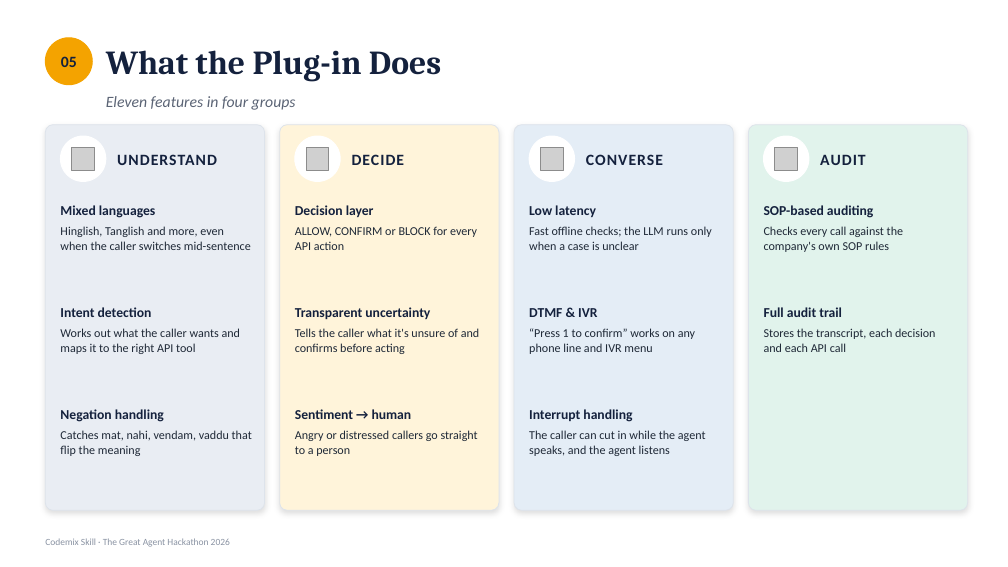
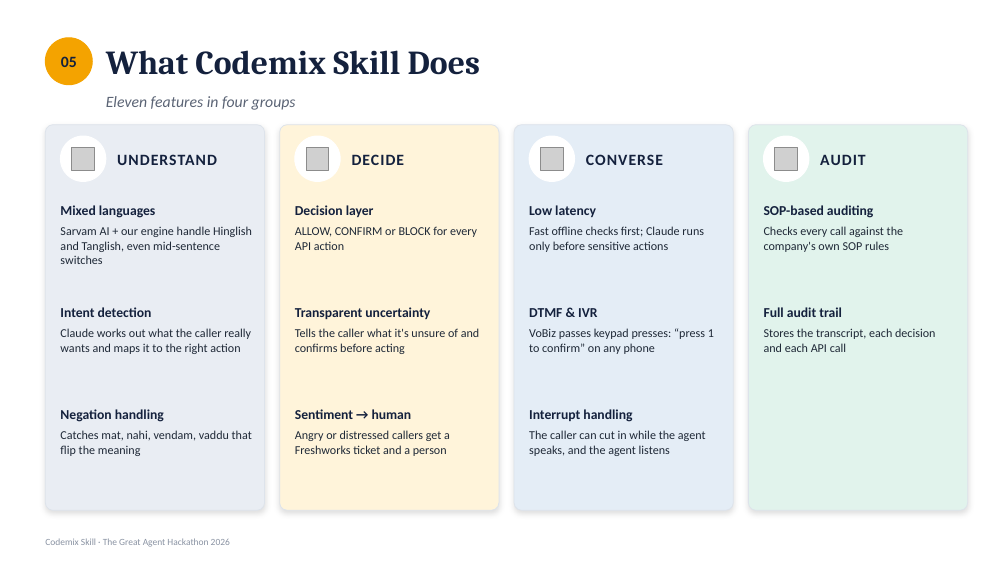
Before and after one commit to ramanathanmani/great-agent-hackathon-2026, a slide deck: slide 10 of docs/presentation/CodemixSkill-Business-Case.pptx (slide 8 before the commit). Drawn at 1008x567 pixels with LibreOffice and Linux fonts; fonts in the diff are those of the drawing; grey boxes stand for pictures. Boxes give left, top, right and bottom in pixels: in the first picture for what was removed or moved away, otherwise in the second. Text is boxed around its words. In the diff, an @@ line names an element or a change of style, - is before the commit and + after.

```diff
--- a/docs/presentation/CodemixSkill-Business-Case.pptx
+++ b/docs/presentation/CodemixSkill-Business-Case.pptx
@@ text at (x1=106, y1=50, x2=480, y2=75): text changed @@
-What the Plug-in Does
+What Codemix Skill Does
@@ text at (x1=60, y1=226, x2=252, y2=264): text changed @@
-Hinglish, Tanglish and more, even when the caller switches mid-sentence
+Sarvam AI + our engine handle Hinglish and Tanglish, even mid-sentence switches
@@ text at (x1=529, y1=226, x2=704, y2=252): text changed @@
-Fast offline checks; the LLM runs only when a case is unclear
+Fast offline checks first; Claude runs only before sensitive actions
@@ text at (x1=60, y1=328, x2=251, y2=354): text changed @@
-Works out what the caller wants and maps it to the right API tool
+Claude works out what the caller really wants and maps it to the right action
@@ text at (x1=529, y1=328, x2=714, y2=354): text changed @@
-“Press 1 to confirm” works on any phone line and IVR menu
+VoBiz passes keypad presses: “press 1 to confirm” on any phone
@@ text at (x1=295, y1=430, x2=450, y2=456): text changed @@
-Angry or distressed callers go straight to a person
+Angry or distressed callers get a Freshworks ticket and a person
```
Also in this commit, not shown: 18 other slides changed, 3 slides added, 1 slide removed, 2 other files.
